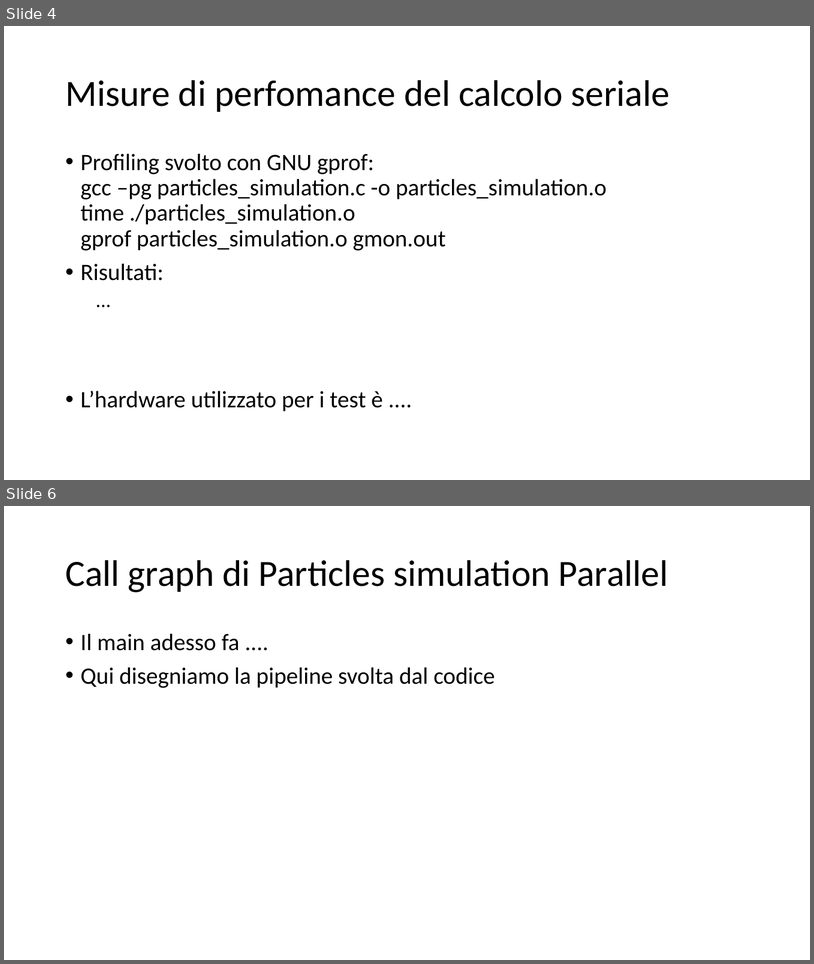
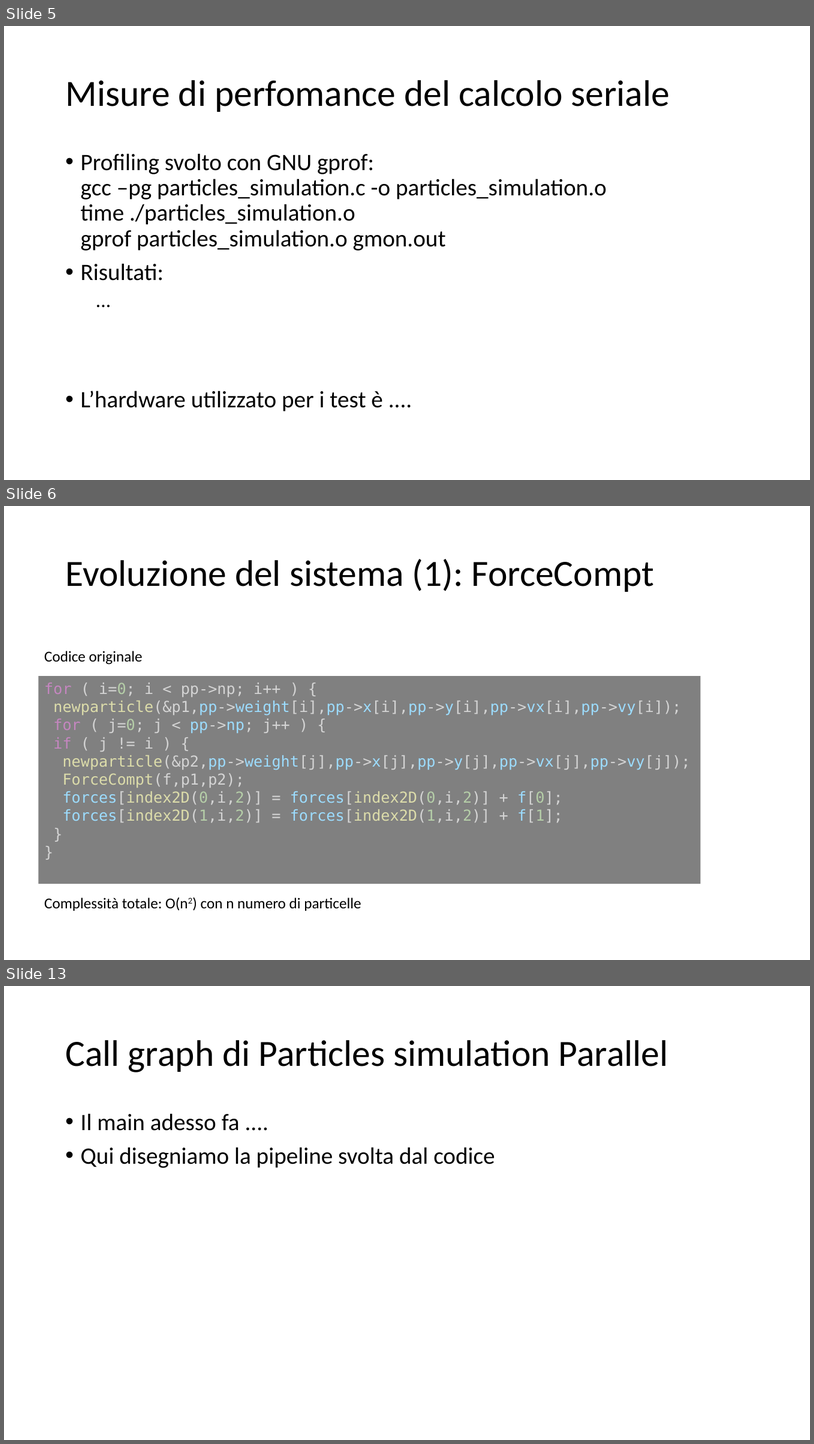
Before and after one commit to piepor/particles-simulation-parallel, a slide deck: presentazione/presentazione.pptx. Shown one above the other, each under a label of ours: slides 4 and 6 before the commit, slides 5, 6 and 13 after it; the slides between them are not shown. The pictures are 814x964 and 814x1444 pixels, drawn with LibreOffice and Linux fonts; fonts in the diff are those of the drawing. Boxes give left, top, right and bottom in pixels: in the first picture for what was removed or moved away, otherwise in the second. Text is boxed around its words. In the diff, an @@ line names an element or a change of style, - is before the commit and + after.

```diff
--- a/presentazione/presentazione.pptx
+++ b/presentazione/presentazione.pptx
@@ slide 6 added at bbox=[4, 506, 810, 960], background #FFFFFF @@
@@ title added at bbox=[65, 559, 654, 592], 44 pt, text #000000 @@
+Evoluzione del sistema (1): ForceCompt
@@ text added at bbox=[44, 651, 143, 664], 18 pt, text #000000 @@
+Codice originale
@@ rectangle added at bbox=[38, 676, 701, 883], fill #808080, 18 pt, text #D4D4D4 @@
+for ( i=0; i < pp->np; i++ ) {
+newparticle(&p1,pp->weight[i],pp->x[i],pp->y[i],pp->vx[i],pp->vy[i]);
+for ( j=0; j < pp->np; j++ ) {
+if ( j != i ) {
+newparticle(&p2,pp->weight[j],pp->x[j],pp->y[j],pp->vx[j],pp->vy[j]);
+ForceCompt(f,p1,p2);
+forces[index2D(0,i,2)] = forces[index2D(0,i,2)] + f[0];
+forces[index2D(1,i,2)] = forces[index2D(1,i,2)] + f[1];
+}
+}
@@ text added at bbox=[44, 897, 361, 910], 18 pt, text #000000 @@
+Complessità totale: O(n2) con n numero di particelle
@@ what was slide 4 is now slide 5 @@
@@ what was slide 6 is now slide 13 @@
```
Also in this commit, not shown: 1 slide changed, 9 other slides added, 3 slides removed, 1 other file.
